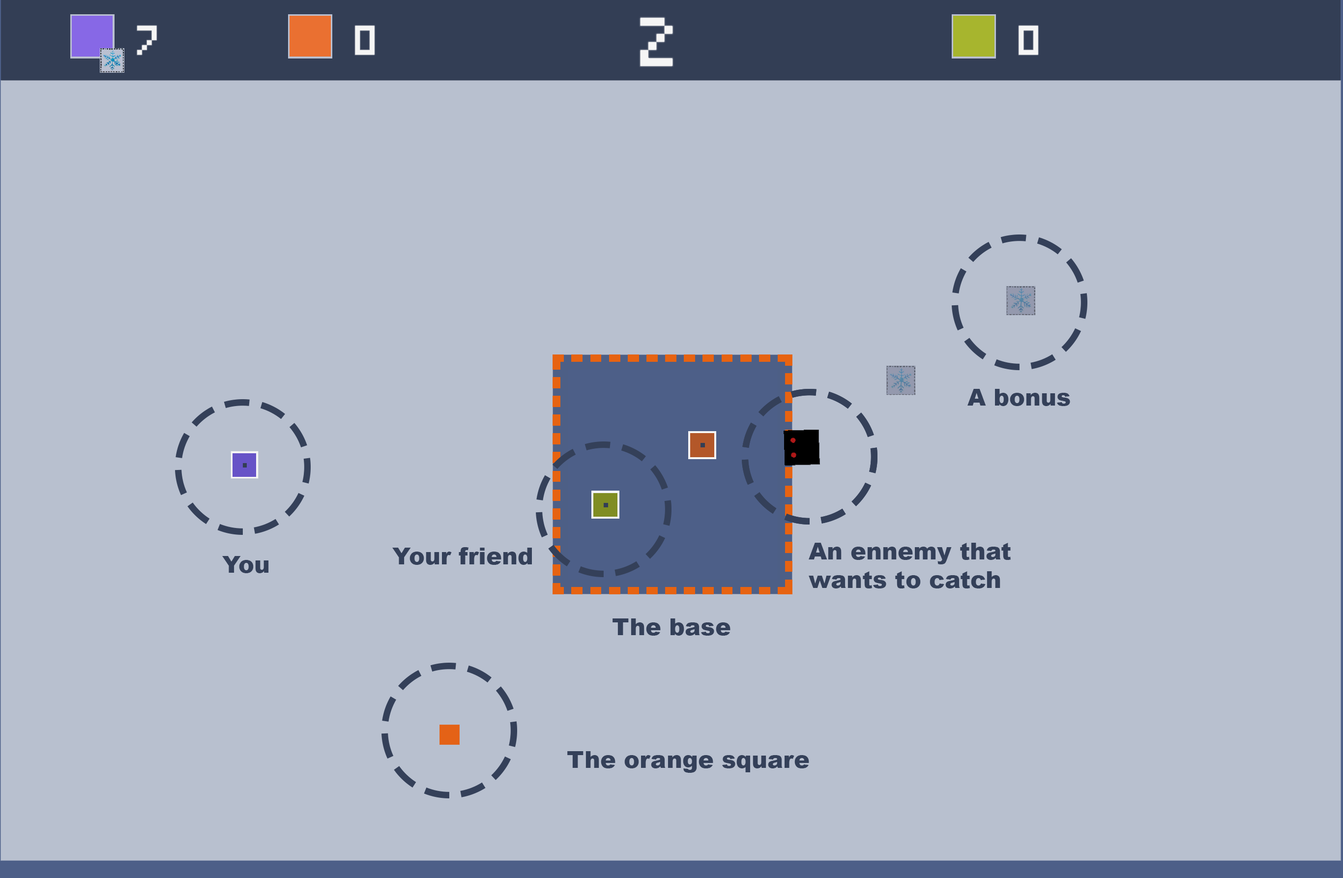
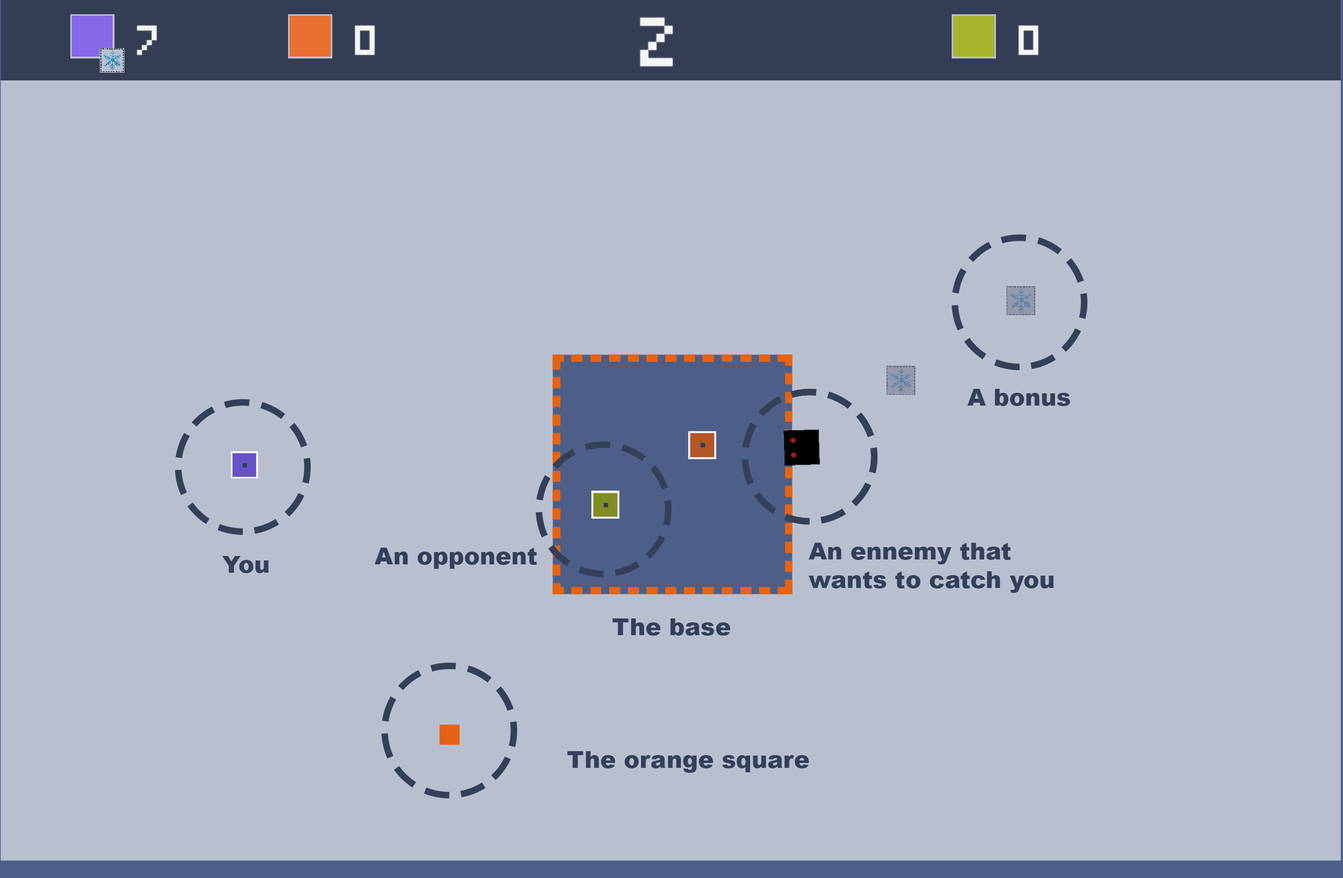
Layer changes from the first 1343x878 image to the second:
renamed "Your friend" to "An opponent", painted on it over bbox(374, 547, 537, 569)
renamed "An ennemy that wants to catch" to "An ennemy that wants to catch you", painted on it over bbox(1009, 575, 1055, 593)
